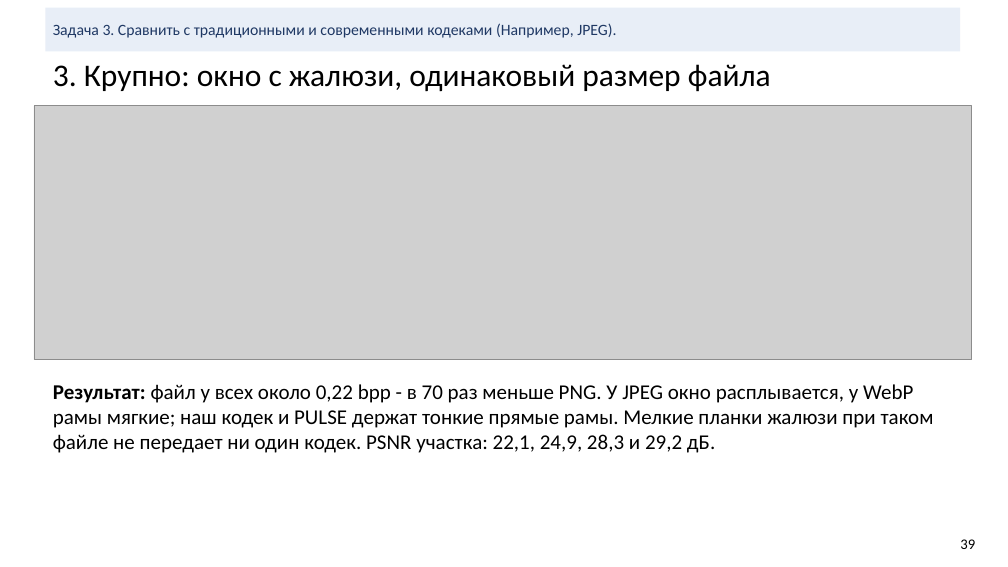
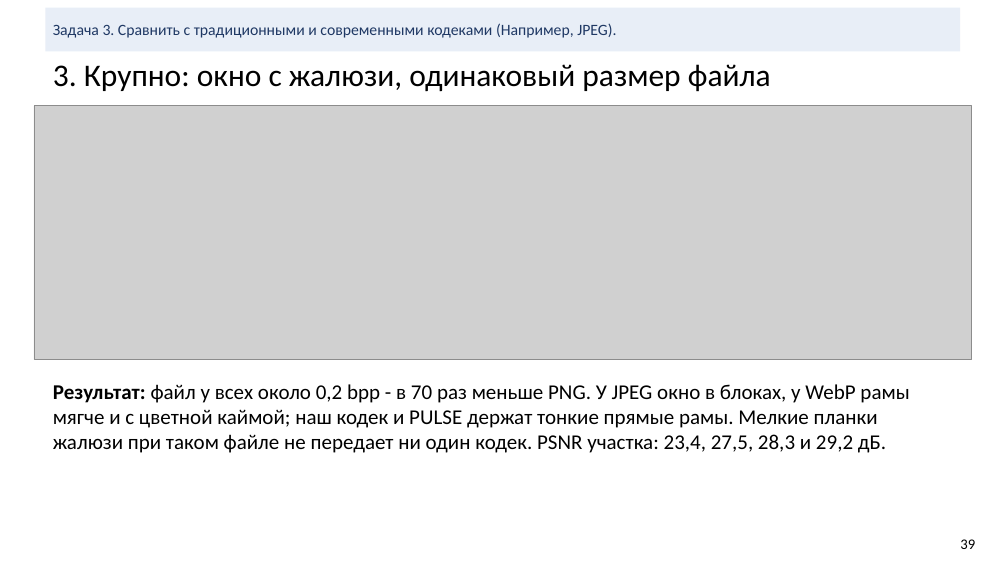
Before and after one commit to KDMCrypto/Deep-Image-Compression, a slide deck: slide 39 of documentation/cv-project-compression.pptx. Drawn at 1008x567 pixels with LibreOffice and Linux fonts; fonts in the diff are those of the drawing; grey boxes stand for pictures. Boxes give left, top, right and bottom in pixels: in the first picture for what was removed or moved away, otherwise in the second. Text is boxed around its words. In the diff, an @@ line names an element or a change of style, - is before the commit and + after.

Commit message:
Add the DiT-IC 0.1 bpp comparison and pick fair JPEG/WebP settings
DiT-IC becomes a four-level curve in the notebook and the slides, gets a
row in the equal-quality table and three new slides against JPEG and WebP
at about 0.1 bpp. The visual slides now give JPEG and WebP their best-PSNR
setting with a file from -15% to +5% of the reference instead of the
nearest file size. The code-list slide is removed (47 slides).

```diff
--- a/documentation/cv-project-compression.pptx
+++ b/documentation/cv-project-compression.pptx
@@ text at bbox=[53, 384, 909, 453]: text changed @@
-Результат: файл у всех около 0,22 bpp - в 70 раз меньше PNG. У JPEG окно расплывается, у WebP рамы мягкие; наш кодек и PULSE держат тонкие прямые рамы. Мелкие планки жалюзи при таком файле не передает ни один кодек. PSNR участка: 22,1, 24,9, 28,3 и 29,2 дБ.
+Результат: файл у всех около 0,2 bpp - в 70 раз меньше PNG. У JPEG окно в блоках, у WebP рамы мягче и с цветной каймой; наш кодек и PULSE держат тонкие прямые рамы. Мелкие планки жалюзи при таком файле не передает ни один кодек. PSNR участка: 23,4, 27,5, 28,3 и 29,2 дБ.
```
Also in this commit, not shown: 11 other slides changed, 3 slides added, 1 slide removed, 18 other files.
